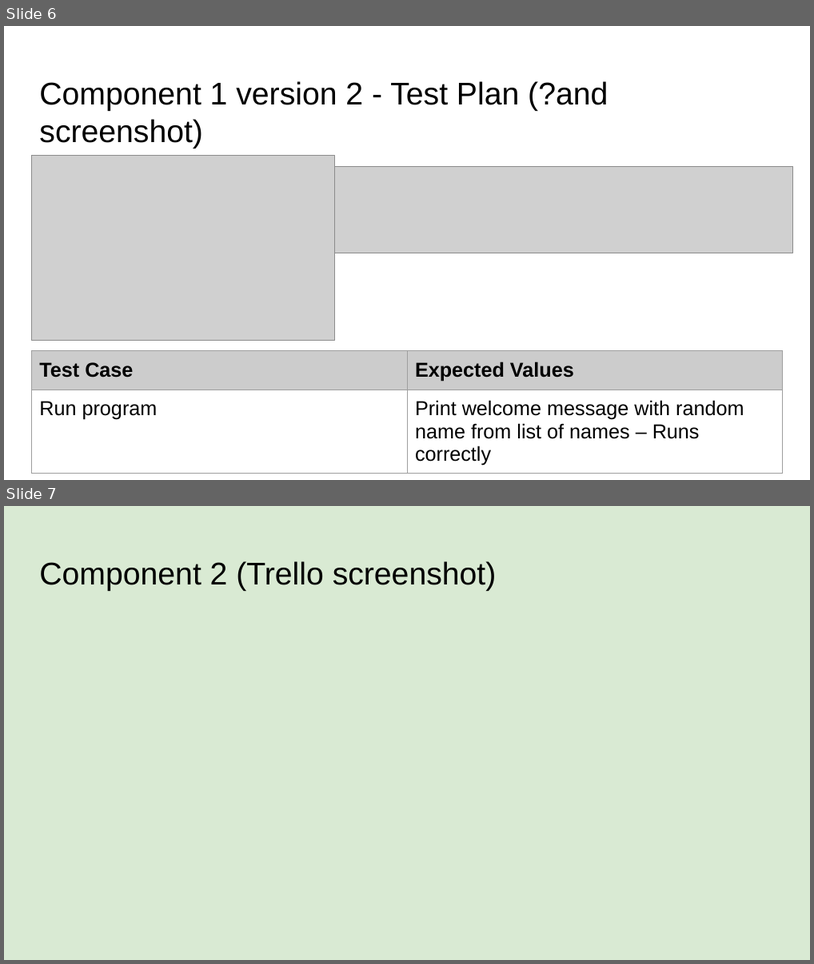
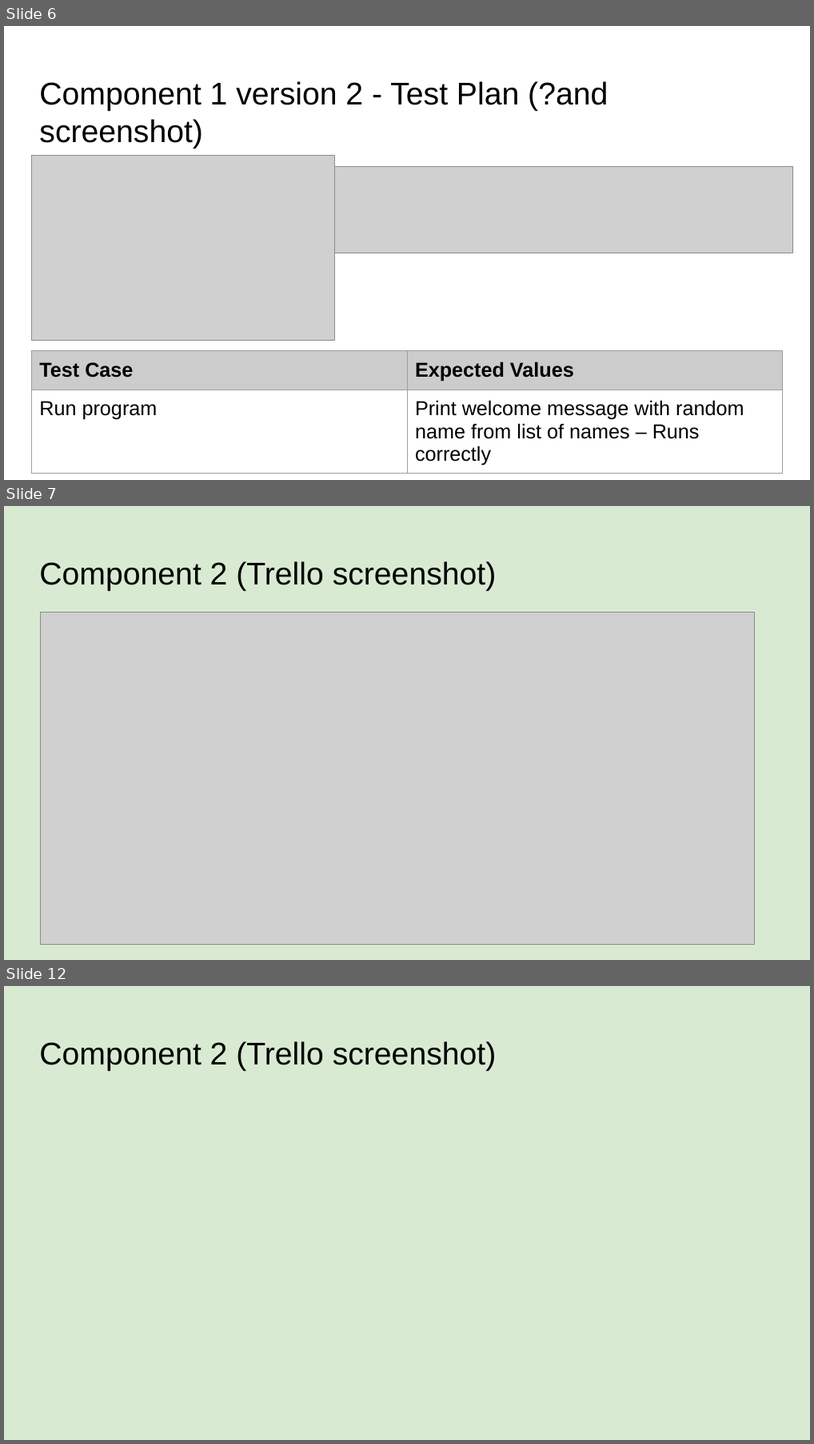
Before and after one commit to James-Wilde/Pizza_Bot, a slide deck: 022_91893+_+91897+Documentation.pptx. Shown one above the other, each under a label of ours: slides 6 and 7 before the commit, slides 6, 7 and 12 after it; the slides between them are not shown. The pictures are 814x964 and 814x1444 pixels, drawn with LibreOffice and Linux fonts; fonts in the diff are those of the drawing; grey boxes stand for pictures. Boxes give left, top, right and bottom in pixels: in the first picture for what was removed or moved away, otherwise in the second. Text is boxed around its words. In the diff, an @@ line names an element or a change of style, - is before the commit and + after.

```diff
--- a/022_91893+_+91897+Documentation.pptx
+++ b/022_91893+_+91897+Documentation.pptx
@@ slide 7 added at <box>4,506,810,960</box>, background #D9EAD3 @@
@@ title added at <box>39,561,497,591</box>, 28 pt, text #000000 @@
+Component 2 (Trello screenshot)
@@ picture added at <box>40,612,754,944</box> @@
@@ what was slide 7 is now slide 12 @@
```
Also in this commit, not shown: 4 other slides added, 3 other files.
